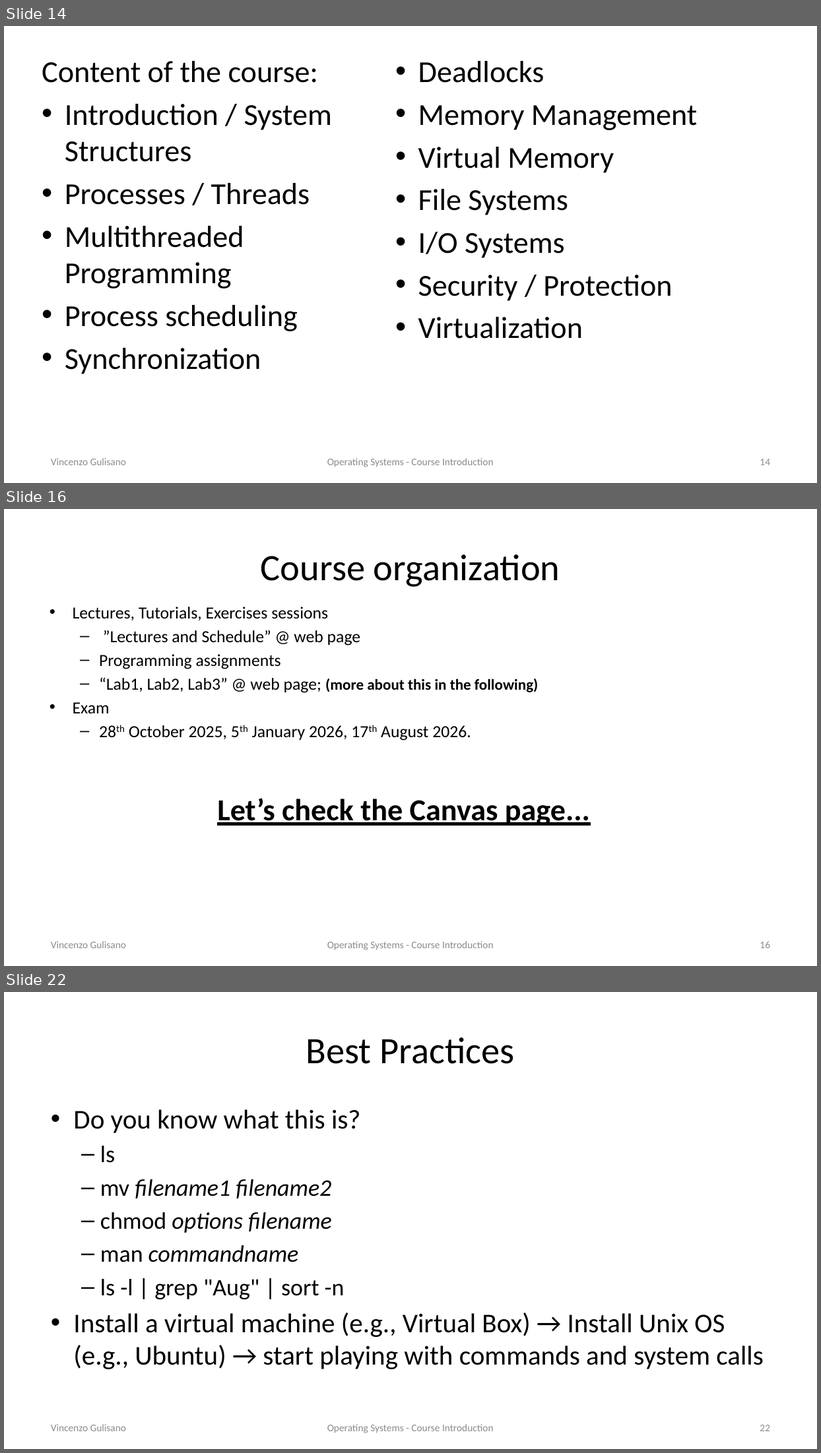
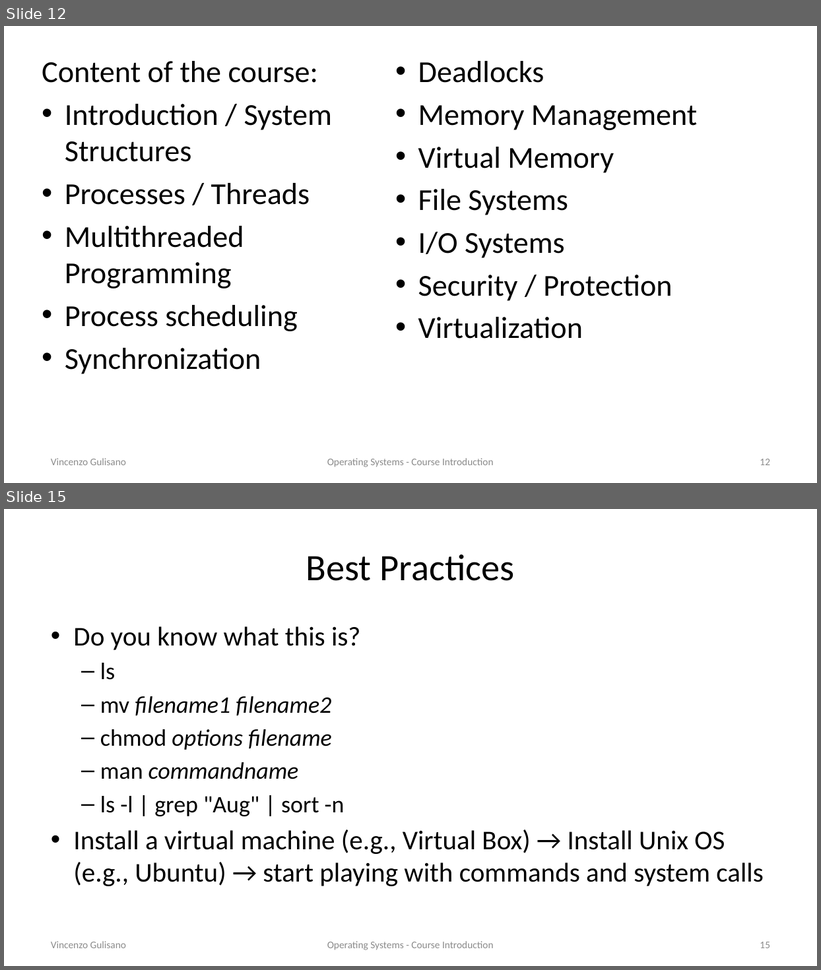
Before and after one commit to vincenzo-gulisano/os_material, a slide deck: slides/course_introduction.pptx. Shown one above the other, each under a label of ours: slides 14, 16 and 22 before the commit, slides 12 and 15 after it; the slides between them are not shown. The pictures are 821x1453 and 821x970 pixels, drawn with LibreOffice and Linux fonts; fonts in the diff are those of the drawing. Boxes give left, top, right and bottom in pixels: in the first picture for what was removed or moved away, otherwise in the second. Text is boxed around its words. In the diff, an @@ line names an element or a change of style, - is before the commit and + after.

Commit message:
updated course introduction slides

```diff
--- a/slides/course_introduction.pptx
+++ b/slides/course_introduction.pptx
@@ slide 16 removed at [4,509,817,966], background #FFFFFF @@
@@ title removed at [261,555,560,587] @@
-Course organization
@@ text removed at [73,607,538,741] @@
-• Lectures, Tutorials, Exercises sessions
-  – ”Lectures and Schedule” @ web page
-  – Programming assignments
-  – “Lab1, Lab2, Lab3” @ web page; (more about this in the following)
-• Exam
-  – 28th October 2025, 5th January 2026, 17th August 2026.
@@ text removed at [217,798,590,826] @@
-Let’s check the Canvas page...
@@ text removed at [51,941,126,949] @@
-Vincenzo Gulisano
@@ text removed at [327,941,494,951] @@
-Operating Systems - Course Introduction
@@ page number removed at [760,941,770,949] @@
-16
@@ what was slide 14 is now slide 12 @@
@@ page number at [760,459,770,466]: text changed @@
-14
+12
@@ what was slide 22 is now slide 15 @@
@@ page number at [760,942,770,949]: text changed @@
-22
+15
```
Also in this commit, not shown: 7 slides changed, 25 other slides removed, 1 other file.
